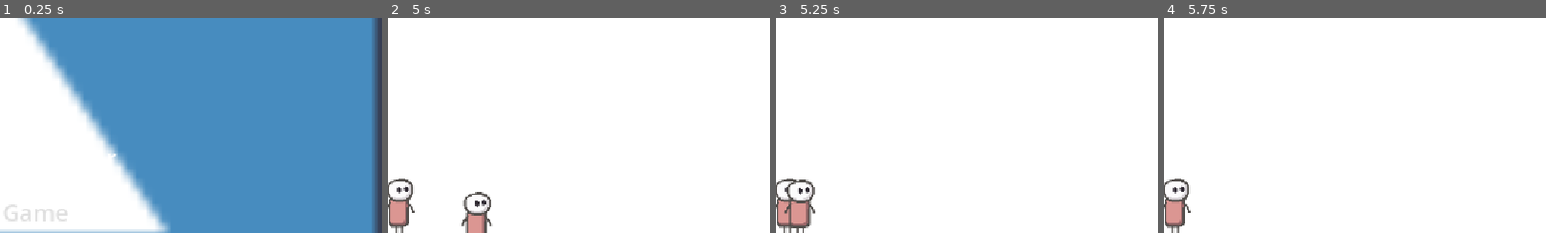
Above: before the commit, frames 1-4 (left to right).
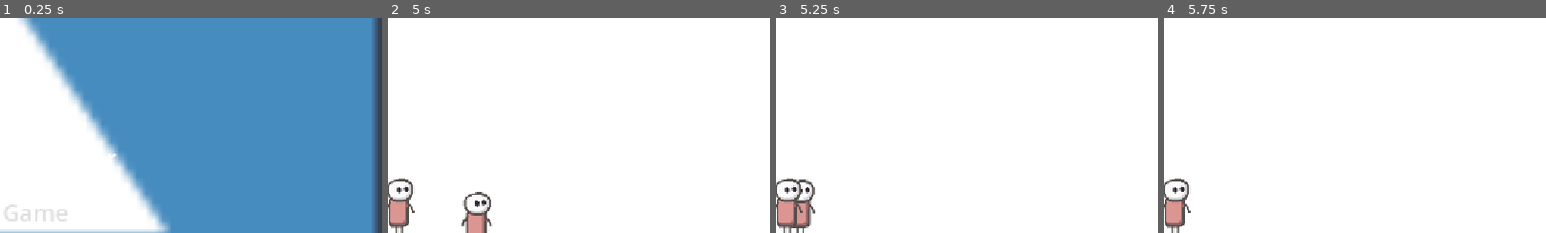
Above: after the commit, the same moments.

Repository: mitchglitchisdabestg/Little-guy-fighter
Game: Godot game, scene res://Scenes/UI/main_menu.tscn
The game is run twice, just before and just after one commit, with the same random seed, the same clock (stepped at 60 frames per second) and the same inputs. The engine's default icon, where the game draws it, is replaced by a stand-in: a white triangle on a blue panel in a dark square.
Inputs (mouse positions are % of the whole screen's width and height, from its top left):
- Up to frame 1 (0.25 s): no input
- Up to frame 2 (5 s): click "New Game" at 0.5 s; tap Enter at 1.25 s; move the mouse to (45, 70) at 1.27 s; hold D (Right) 1.28-2.78 s; tap Space (Jump) at 1.52, 2, 2.27, 3.77, 4.52 s; move the mouse to (80, 65) at 2.02 s; move the mouse to (20, 35) at 2.77 s; hold A (Left) from 2.78 s (still down); move the mouse to (55, 50) at 3.52 s; move the mouse to (35, 25) at 4.27 s
- Up to frame 3 (5.25 s): move the mouse to (72, 45) at 5.02 s; release A (Left) at 5.03 s; hold D (Right) from 5.03 s (still down)
- Up to frame 4 (5.75 s): keep holding D (Right); tap Space (Jump) at 5.27 s
The pictures show only the part of the screen within x 47-97%, y 6-56%; the shares and areas given below are measured in that part.

Frames 1-2 are identical in both runs. In frame 3, 0.4% of the frame differs, in the area x 2-7%, y 76-97%; in frame 4, nothing differs.

Commit message:
Update world.tscn

Diff:
--- a/little-guy-st/Scenes/World/world.tscn
+++ b/little-guy-st/Scenes/World/world.tscn
@@ -20,12 +20,12 @@
 [node name="CollisionShape2D" type="CollisionShape2D" parent="StaticBody2D" unique_id=1412799898]
 shape = SubResource("WorldBoundaryShape2D_pp5cw")
 
+[node name="Placeholder" type="Sprite2D" parent="." unique_id=171453269]
+position = Vector2(-273, -39)
+texture = ExtResource("2_yp2ti")
+
 [node name="Player" parent="." unique_id=862921158 instance=ExtResource("1_t1gg8")]
 position = Vector2(-15, -19)
-
-[node name="Camera2D" type="Camera2D" parent="Player" unique_id=1332216323]
-position = Vector2(15, -39)
-zoom = Vector2(1.3, 1.3)
 
 [node name="Pause Menu" parent="Player" unique_id=1368006392 instance=ExtResource("2_3rhlx")]
 offset_left = 7.0
@@ -33,6 +33,6 @@
 offset_right = 7.0
 offset_bottom = -31.0
 
-[node name="Placeholder" type="Sprite2D" parent="." unique_id=171453269]
-position = Vector2(-273, -39)
-texture = ExtResource("2_yp2ti")
+[node name="Camera2D" type="Camera2D" parent="Player" unique_id=1332216323]
+position = Vector2(15, -39)
+zoom = Vector2(1.3, 1.3)
